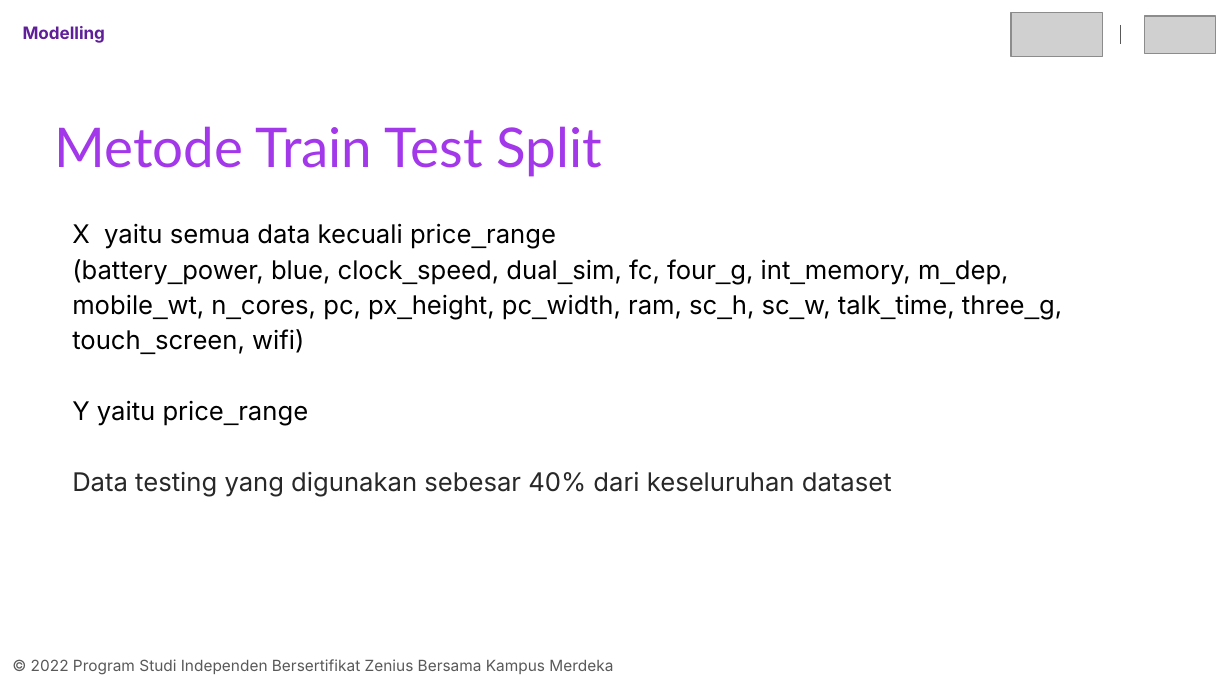
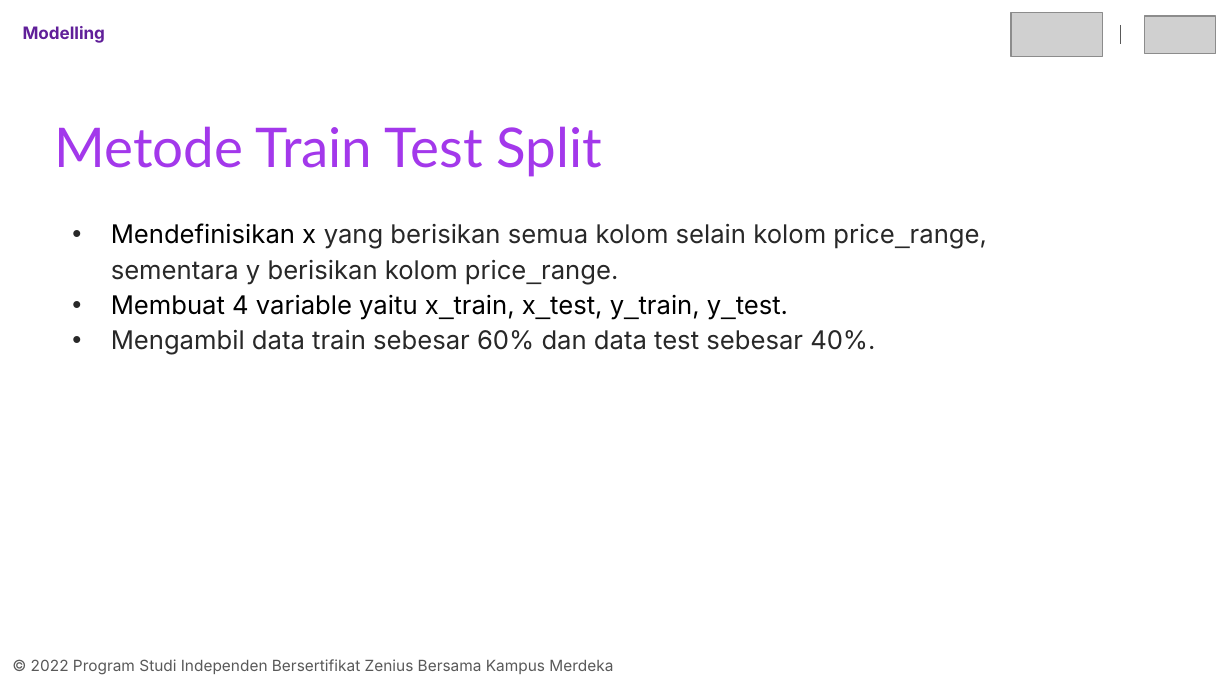
Before and after one commit to refkijorgiprdna/final-project-kelompok-04-erwin, a slide deck: slide 12 of Presentasi-Kelompok-04-Erwin.pptx (slide 13 before the commit). Drawn at 1232x693 pixels with LibreOffice and Linux fonts; fonts in the diff are those of the drawing; grey boxes stand for pictures. Boxes give left, top, right and bottom in pixels: in the first picture for what was removed or moved away, otherwise in the second. Text is boxed around its words. In the diff, an @@ line names an element or a change of style, - is before the commit and + after.

```diff
--- a/Presentasi-Kelompok-04-Erwin.pptx
+++ b/Presentasi-Kelompok-04-Erwin.pptx
@@ text at [111, 223, 987, 355]: text changed; text colour #000000 to #282828 @@
-X yaitu semua data kecuali price_range
-(battery_power, blue, clock_speed, dual_sim, fc, four_g, int_memory, m_dep, mobile_wt, n_cores, pc, px_height, pc_width, ram, sc_h, sc_w, talk_time, three_g, touch_screen, wifi)
-Y yaitu price_range
-Data testing yang digunakan sebesar 40% dari keseluruhan dataset
+• Mendefinisikan x yang berisikan semua kolom selain kolom price_range, sementara y berisikan kolom price_range.
+• Membuat 4 variable yaitu x_train, x_test, y_train, y_test.
+• Mengambil data train sebesar 60% dan data test sebesar 40%.
```
Also in this commit, not shown: 9 other slides changed, 3 slides added, 1 slide removed.
